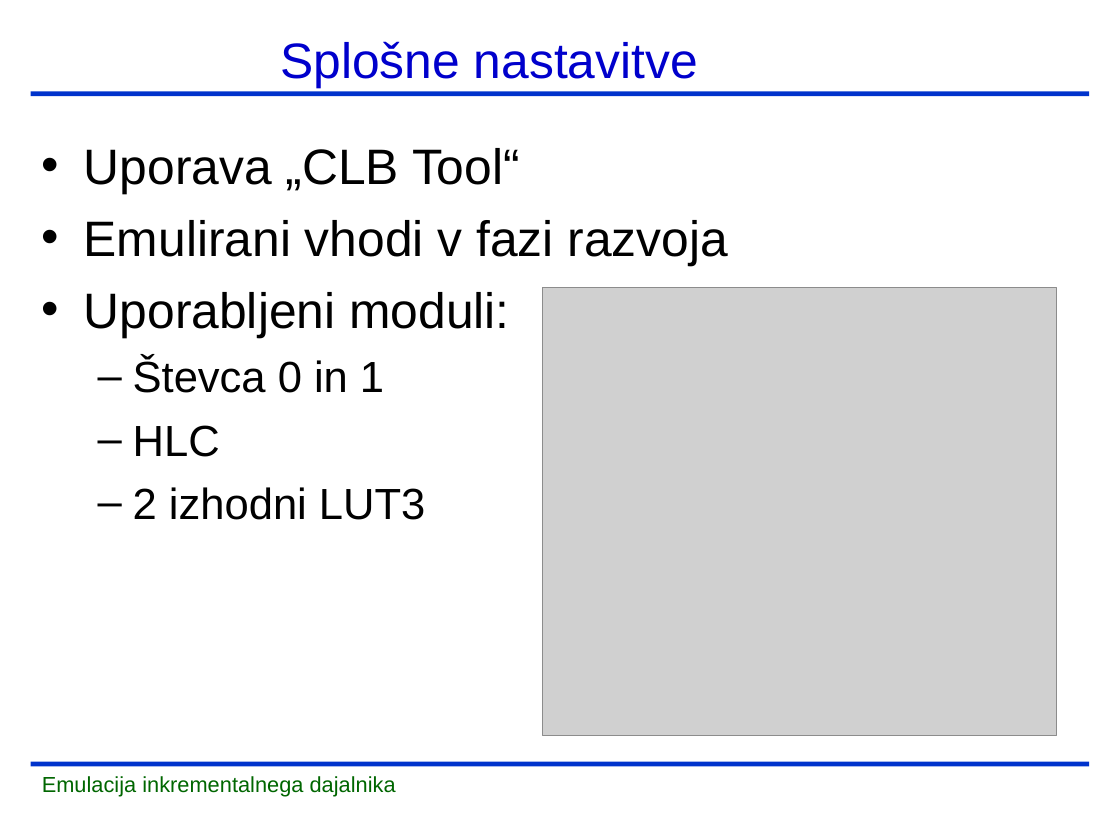
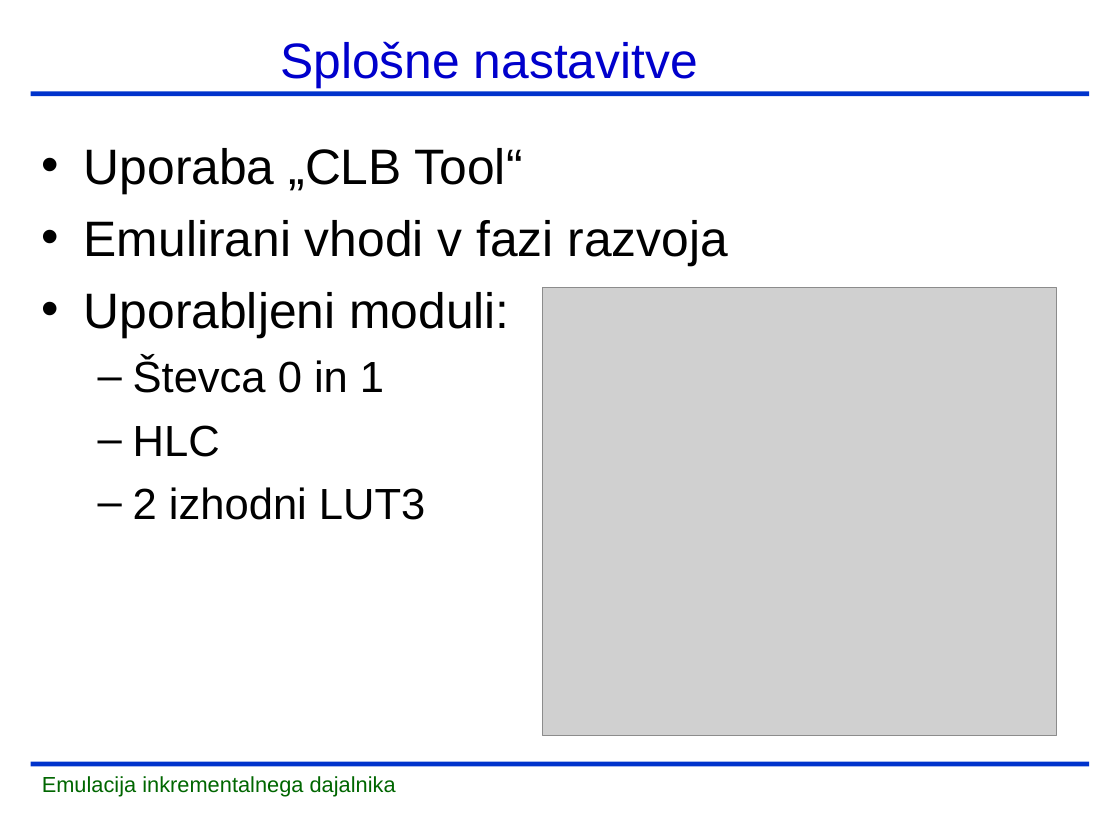
Before and after one commit to MitjaNemec/ERK_2021_programabilna_v_MCU, a slide deck: slide 4 of presentation/clb_usage.ppt. Drawn at 1120x840 pixels with LibreOffice and Linux fonts; fonts in the diff are those of the drawing; grey boxes stand for pictures; background and template pictures are left out. Boxes give left, top, right and bottom in pixels: in the first picture for what was removed or moved away, otherwise in the second. Text is boxed around its words. In the diff, an @@ line names an element or a change of style, - is before the commit and + after.

```diff
--- a/presentation/clb_usage.ppt
+++ b/presentation/clb_usage.ppt
@@ text at <box>84,148,523,194</box>: text changed @@
-• Uporava „CLB Tool“
+• Uporaba „CLB Tool“
```
Also in this commit, not shown: 3 other files.
